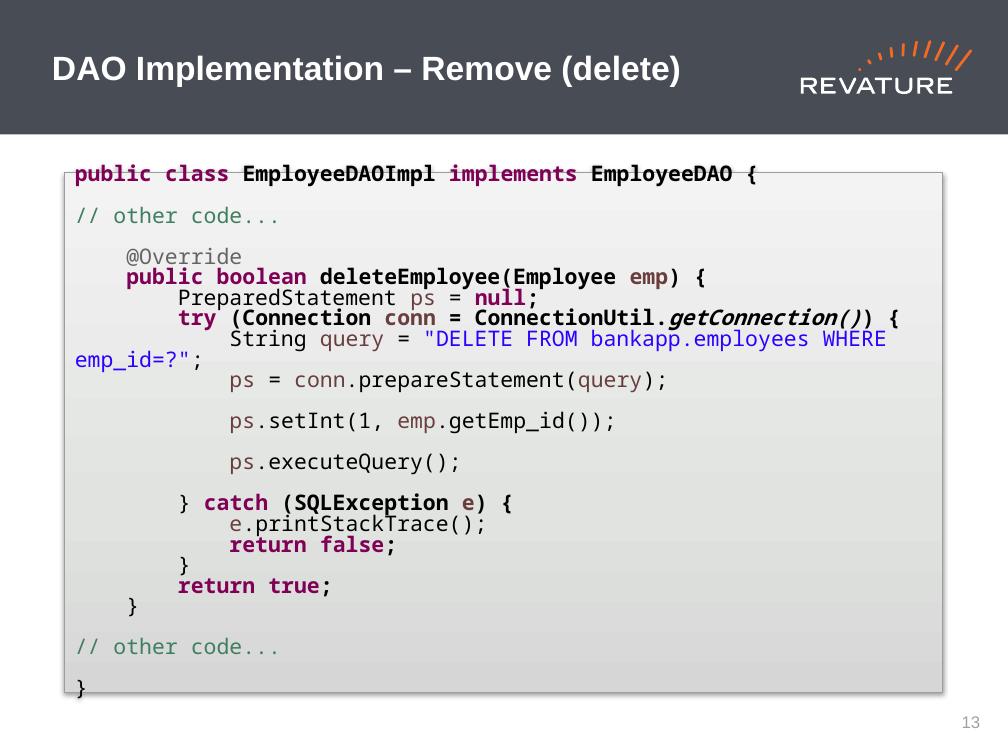
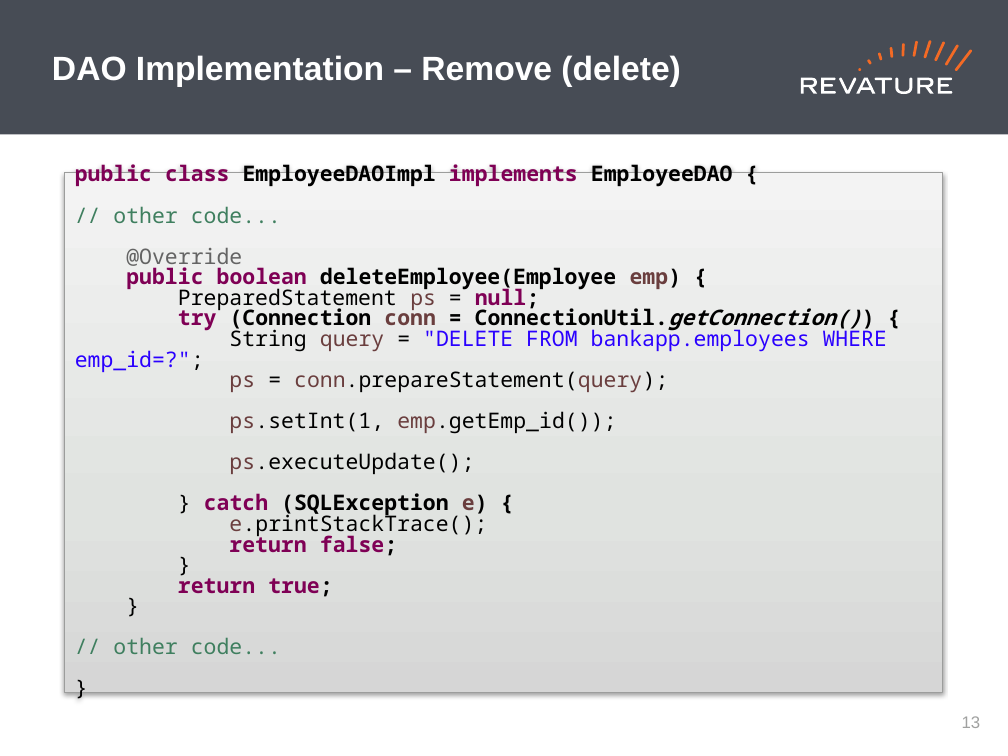
Before and after one commit to jhigherevature/8302021_RAP, a slide deck: slide 14 of powerpoints/Day_26.pptx. Drawn at 1008x756 pixels with LibreOffice and Linux fonts; fonts in the diff are those of the drawing. Boxes give left, top, right and bottom in pixels: in the first picture for what was removed or moved away, otherwise in the second. Text is boxed around its words. In the diff, an @@ line names an element or a change of style, - is before the commit and + after.

Commit message:
Updating Code Examples to include Update and Delete, additionally small spelling update to Day26 ppt

```diff
--- a/powerpoints/Day_26.pptx
+++ b/powerpoints/Day_26.pptx
@@ text in rectangle at (229, 452, 474, 474): text changed @@
-ps.executeQuery();
+ps.executeUpdate();
```
Also in this commit, not shown: 1 other file.
